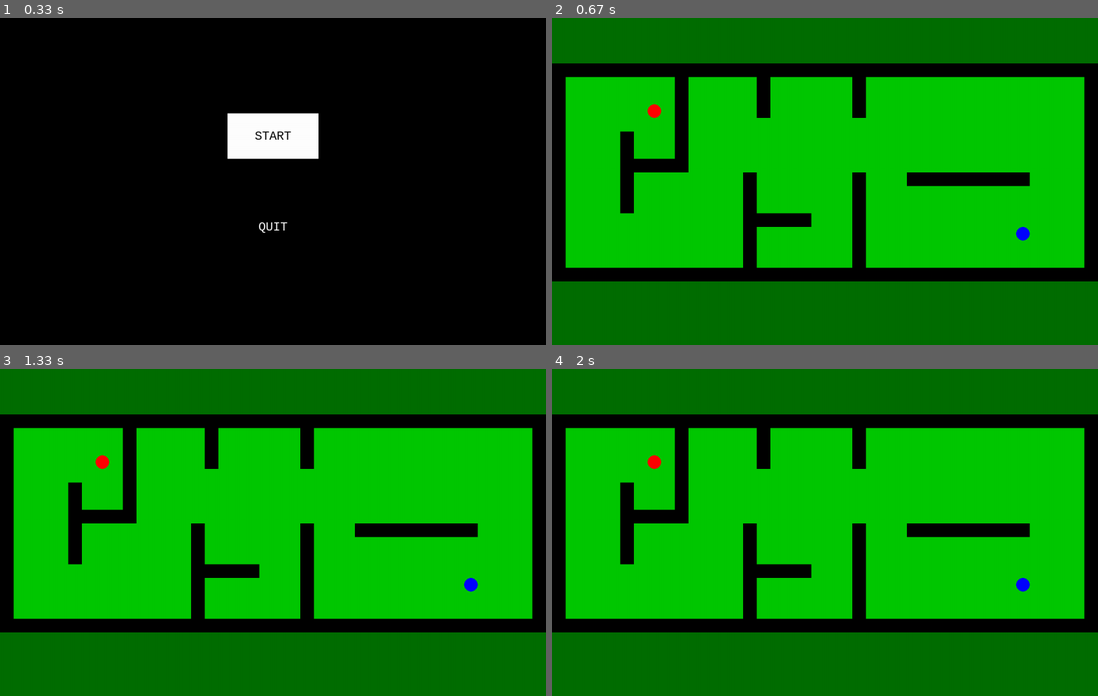
Above: before the commit, frames 1-4 (two rows, left to right).
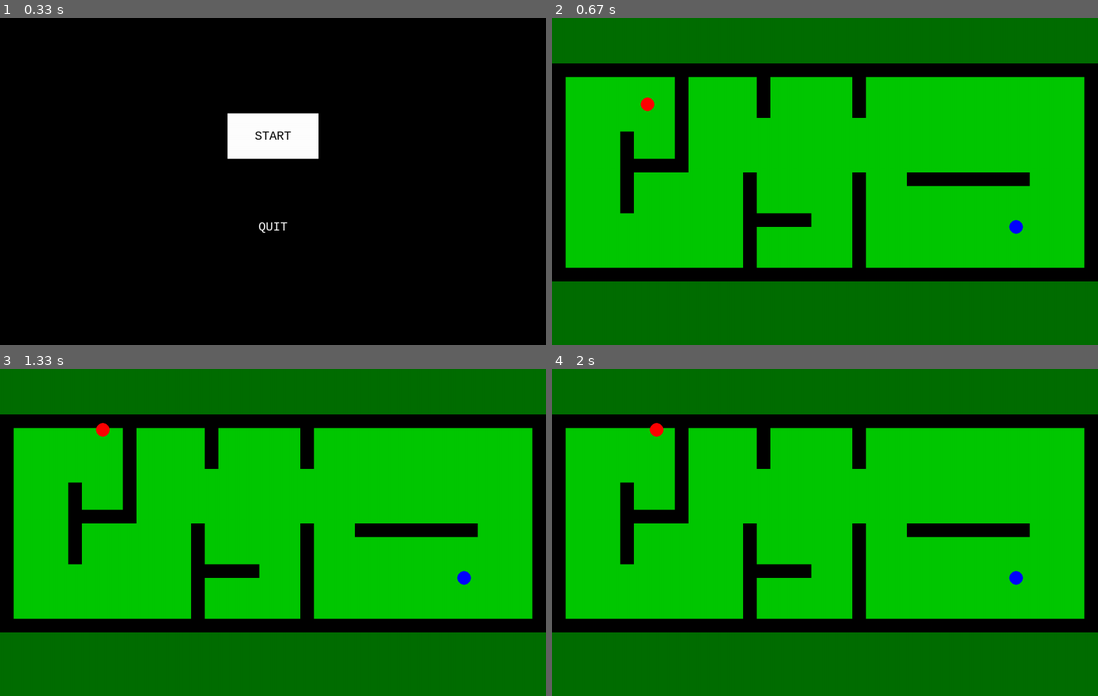
Above: after the commit, the same moments.

Repository: quantm0201/hero-io-pygame
Game: pygame game, started from main.py
Two runs of this game, one before a commit and one after it. Both use one fixed random seed, a clock stepped at 60 frames per second and the inputs below.
Inputs:
- Up to frame 1 (0.33 s): no input
- Up to frame 2 (0.67 s): tap Enter at 0.33 s
- Up to frame 3 (1.33 s): hold W 0.67-1.13 s; hold D from 1.17 s (still down)
- Up to frame 4 (2 s): release D at 1.63 s; hold A from 1.67 s (still down)

Frame 1 is identical in both runs. In frame 2, 0.3% of the frame differs, in the area x 16-88%, y 24-69%; in frame 3, 0.3%, in the area x 17-88%, y 16-69%; in frame 4, 0.3%.

Commit message:
update movement

Diff:
--- a/Config.py
+++ b/Config.py
@@ -10,9 +10,11 @@
 WHITE = (255, 255, 255)
 BLACK = (0, 0, 0)
 
+
 # Game Command
 START_GAME = 0
 QUIT = 1
+
 
 # Map
 MAP_1 = [[1, 1, 1, 1, 1, 1, 1, 1, 1, 1, 1, 1, 1, 1, 1, 1, 1, 1, 1, 1, 1, 1, 1, 1, 1, 1, 1, 1, 1, 1, 1, 1, 1, 1, 1, 1, 1, 1, 1, 1],
@@ -34,5 +36,11 @@
 
 BLOCK_SIZE = BLOCK_WIDTH = BLOCK_HEIGHT = 30
 
+NO_COLLISION = 0
+COLLISON_X = 1
+COLLISON_Y = 2
+COLLISON_BOTH = 3
+
 # Hero
 HERO_SIZE = HERO_WIDTH = HERO_HEIGHT = 30
+HERO_BASE_SPEED_PX_PER_FR = 2 #pixel per frame
--- a/GameScene.py
+++ b/GameScene.py
@@ -10,8 +10,8 @@
         self.surface = pygame.Surface((cf.WIDTH, cf.HEIGHT), SRCALPHA)
         self.surface.fill(cf.DARK_GREEN)
         self.map = Map(1)
-        self.hero1 = Hero(0, self.map.getHeroInitPos(0))
-        self.hero2 = Hero(1, self.map.getHeroInitPos(1))
+        self.hero1 = Hero(0, self.map)
+        self.hero2 = Hero(1, self.map)
 
     def draw(self, surface):
         surface.blit(self.surface, (0, 0))
@@ -19,5 +19,7 @@
         self.hero1.draw(self.map.surface)
         self.hero2.draw(self.map.surface)
 
-    def receiveKey(self, key):
+    def receiveEvent(self, event):
+        self.hero1.receiveEvent(event)
+        self.hero2.receiveEvent(event)
         return None
--- a/Hero.py
+++ b/Hero.py
@@ -4,17 +4,88 @@
 from Component import *
 
 class Hero:
-    def __init__(self, id, initPos):
+    def __init__(self, id, parentMap):
         self.id = id
         if self.id == 0:
             self.color = cf.RED
         else:
             self.color = cf.BLUE
-        self.pos = initPos
+
+        self.parentMap = parentMap
+        self.x = parentMap.getHeroInitPos(id)[0]
+        self.y = parentMap.getHeroInitPos(id)[1]
+
+        self.movingUp = False
+        self.movingDown = False
+        self.movingLeft = False
+        self.movingRight = False
+
+        self.speedPxPerFr = cf.HERO_BASE_SPEED_PX_PER_FR
+
         self.surface = pygame.Surface((cf.HERO_WIDTH, cf.HERO_HEIGHT), SRCALPHA)
+        self.rect = self.surface.get_rect()
         self.surface.fill((0, 0, 0, 0))
-        self.rect_center = (cf.HERO_WIDTH//2, cf.HERO_HEIGHT//2)
-        pygame.draw.circle(self.surface, self.color, self.rect_center, cf.HERO_SIZE//2)
 
     def draw(self, surface):
-        surface.blit(self.surface, self.pos)
+        self.update()
+        self.rect.center = (self.x, self.y)
+        surface.blit(self.surface, self.rect)
+        pygame.draw.circle(self.surface, self.color, (cf.HERO_WIDTH//2, cf.HERO_HEIGHT//2), cf.HERO_SIZE//2)
+
+    def update(self):
+        if self.movingLeft or self.movingDown or self.movingUp or self.movingRight:
+            x = self.x
+            y = self.y
+            if self.movingUp and self.movingLeft:
+                x = self.x - self.speedPxPerFr/1.4
+                y = self.y - self.speedPxPerFr/1.4
+            elif self.movingUp and self.movingRight:
+                x = self.x + self.speedPxPerFr/1.4
+                y = self.y - self.speedPxPerFr/1.4
+            elif self.movingUp:
+                y = self.y - self.speedPxPerFr
+            elif self.movingDown and self.movingLeft:
+                x = self.x - self.speedPxPerFr/1.4
+                y = self.y + self.speedPxPerFr/1.4
+            elif self.movingDown and self.movingRight:
+                x = self.x + self.speedPxPerFr/1.4
+                y = self.y + self.speedPxPerFr/1.4
+            elif self.movingDown:
+                y = self.y + self.speedPxPerFr
+            elif self.movingLeft:
+                x = self.x - self.speedPxPerFr
+            elif self.movingRight:
+                x = self.x + self.speedPxPerFr
+            ret = self.parentMap.checkCollision(self.x, self.y, x, y)
+            if ret == cf.COLLISON_X:
+                x = self.x
+            if ret == cf.COLLISON_Y:
+                y = self.y
+            if ret == cf.COLLISON_BOTH:
+                x = self.x
+                y = self.y
+            self.x = x
+            self.y = y
+
+    def receiveEvent(self, event):
+        if event.type == KEYDOWN:
+            if self.id == 0:
+                if event.key == K_w:
+                    self.movingUp = True
+                if event.key == K_s:
+                    self.movingDown = True
+                if event.key == K_a:
+                    self.movingLeft = True
+                if event.key == K_d:
+                    self.movingRight = True
+        if event.type == KEYUP:
+            if self.id == 0:
+                if event.key == K_w:
+                    self.movingUp = False
+                if event.key == K_s:
+                    self.movingDown = False
+                if event.key == K_a:
+                    self.movingLeft = False
+                if event.key == K_d:
+                    self.movingRight = False
+        return None
--- a/Map.py
+++ b/Map.py
@@ -12,11 +12,14 @@
         for i in range(len(cf.MAP_1)):
             for j in range(len(cf.MAP_1[i])):
                 if cf.MAP_1[i][j] == 1:
-                    block = Block(self.surface, (cf.BLOCK_SIZE*j, cf.BLOCK_SIZE*i))
+                    block = Block(i*len(cf.MAP_1[i]) + j,(cf.BLOCK_SIZE*j, cf.BLOCK_SIZE*i))
                     self.blocks.append(block)
 
     def draw(self, surface):
         surface.blit(self.surface, (0, 100))
+        self.surface.fill(cf.GREEN)
+        for block in self.blocks:
+            block.draw(self.surface)
 
     def getHeroInitPos(self, heroId):
         for i in range(len(cf.MAP_1)):
@@ -24,12 +27,37 @@
                 if cf.MAP_1[i][j] == heroId + 2:
                     return cf.BLOCK_SIZE*j, cf.BLOCK_SIZE*i
 
+    def checkCollision(self, oldX, oldY, x, y):
+        coll = False
+        collX = False
+        collY = False
+        for block in self.blocks:
+            if block.checkCollidePoint(x, y):
+                coll = True
+            if block.checkCollidePoint(oldX, y):
+                collY = True
+            if block.checkCollidePoint(x, oldY):
+                collX = True
+        if coll:
+            if collX and collY:
+                return cf.COLLISON_BOTH
+            elif collX:
+                return cf.COLLISON_X
+            elif collY:
+                return cf.COLLISON_Y
+        return cf.NO_COLLISION
+
 
 class Block:
-    def __init__(self, parent, pos):
+    def __init__(self, id, pos):
+        self.id = id
         self.width = self.height = cf.BLOCK_SIZE
         self.pos = pos
         self.surface = pygame.Surface((self.width, self.height), SRCALPHA)
         self.surface.fill(cf.BLACK)
-        self.rect = self.surface.get_rect()
-        parent.blit(self.surface, self.pos)
+
+    def draw(self, surface):
+        surface.blit(self.surface, self.pos)
+
+    def checkCollidePoint(self, x, y):
+        return self.pos[0] <= x <= self.pos[0] + self.width and self.pos[1] <= y <= self.pos[1] + self.height
--- a/main.py
+++ b/main.py
@@ -23,11 +23,10 @@
         if event.type == QUIT:
             pygame.quit()
             sys.exit()
-        if event.type == KEYDOWN:
-            if started:
-                ret = gameScene.receiveKey(event.key)
-            else:
-                ret = menuScene.receiveKey(event.key)
+        if started:
+            gameScene.receiveEvent(event)
+        elif event.type == KEYDOWN:
+            ret = menuScene.receiveKey(event.key)
             if ret == cf.QUIT:
                 pygame.quit()
                 sys.exit()
